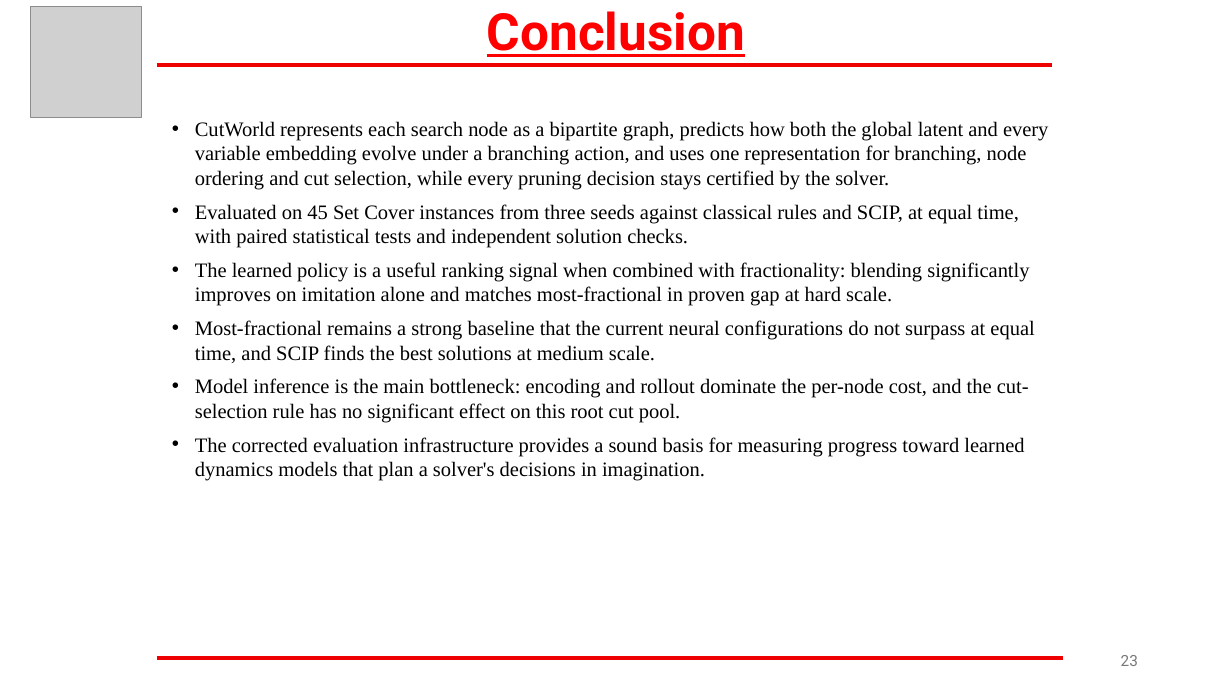
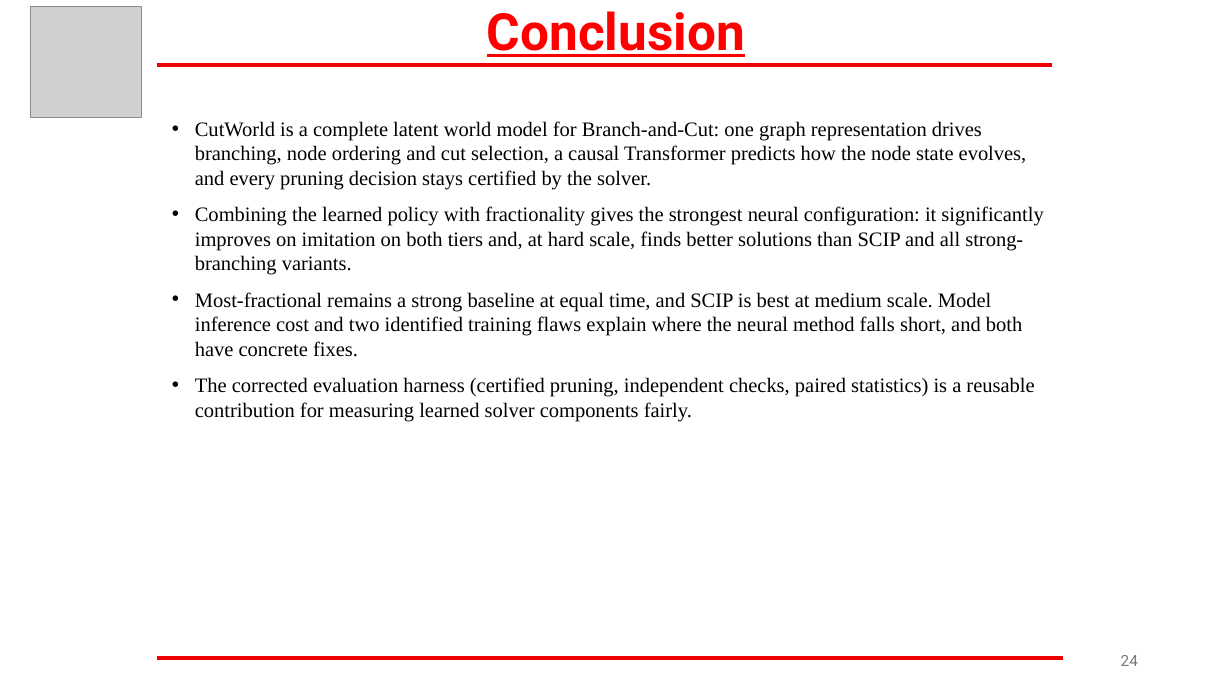
Before and after one commit to VarunGawali/bnb-world-model, a slide deck: slide 24 of paper/MTP_Presentation_updated.pptx (slide 23 before the commit). Drawn at 1232x693 pixels with LibreOffice and Linux fonts; fonts in the diff are those of the drawing; grey boxes stand for pictures. Boxes give left, top, right and bottom in pixels: in the first picture for what was removed or moved away, otherwise in the second. Text is boxed around its words. In the diff, an @@ line names an element or a change of style, - is before the commit and + after.

```diff
--- a/paper/MTP_Presentation_updated.pptx
+++ b/paper/MTP_Presentation_updated.pptx
@@ text at (195, 121, 1043, 422): text changed @@
-• CutWorld represents each search node as a bipartite graph, predicts how both the global latent and every variable embedding evolve under a branching action, and uses one representation for branching, node ordering and cut selection, while every pruning decision stays certified by the solver.
-• Evaluated on 45 Set Cover instances from three seeds against classical rules and SCIP, at equal time, with paired statistical tests and independent solution checks.
-• The learned policy is a useful ranking signal when combined with fractionality: blending significantly improves on imitation alone and matches most-fractional in proven gap at hard scale.
-• Most-fractional remains a strong baseline that the current neural configurations do not surpass at equal time, and SCIP finds the best solutions at medium scale.
-• Model inference is the main bottleneck: encoding and rollout dominate the per-node cost, and the cut-selection rule has no significant effect on this root cut pool.
-• The corrected evaluation infrastructure provides a sound basis for measuring progress toward learned dynamics models that plan a solver's decisions in imagination.
+• CutWorld is a complete latent world model for Branch-and-Cut: one graph representation drives branching, node ordering and cut selection, a causal Transformer predicts how the node state evolves, and every pruning decision stays certified by the solver.
+• Combining the learned policy with fractionality gives the strongest neural configuration: it significantly improves on imitation on both tiers and, at hard scale, finds better solutions than SCIP and all strong-branching variants.
+• Most-fractional remains a strong baseline at equal time, and SCIP is best at medium scale. Model inference cost and two identified training flaws explain where the neural method falls short, and both have concrete fixes.
+• The corrected evaluation harness (certified pruning, independent checks, paired statistics) is a reusable contribution for measuring learned solver components fairly.
@@ page number at (1121, 655, 1138, 666): text changed @@
-23
+24
```
Also in this commit, not shown: 1 other slide changed, 2 slides added.
